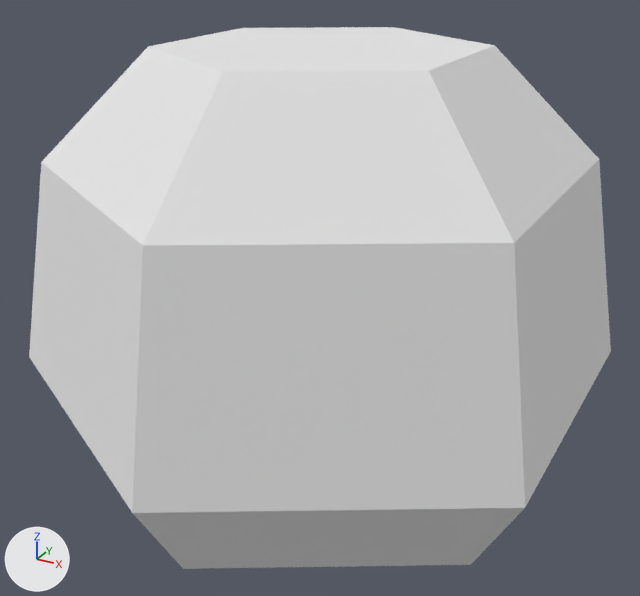
A saved change to the OBJ model DynamicLab/Assets/Nature Kit/Models/OBJ format/rock_smallI.obj.
Before and after are seen from a 50 mm camera at (0.27, -0.494, 0.355) aimed at (0.004, -0.01, 0.113). Arrows for +X, +Y and +Z are at lower left; the lights stay in place. The older version comes first. Where no turn or scale is listed for an object, it has been applied to the vertices.

Names of what the first picture shows: 'rock_smallI'.
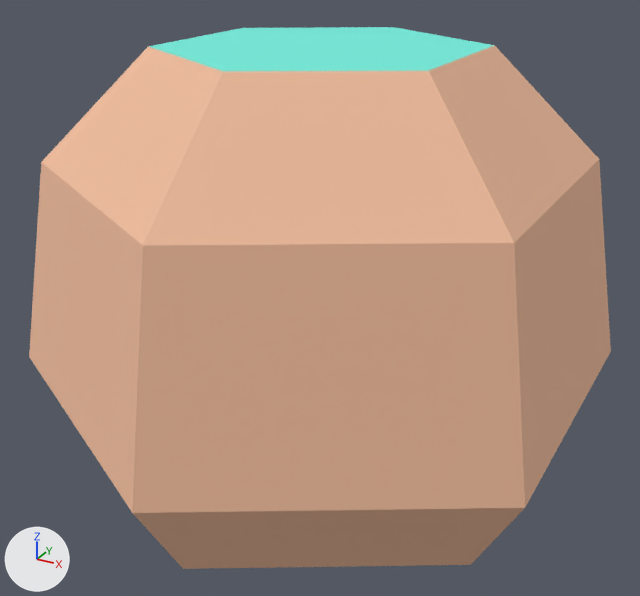
What differs and where, as boxes (x1, y1, x2, y2) in the pictures (640 x 596 px):
'rock_smallI', recoloured (white to beige): (29, 27, 611, 569) in both

Diff of the bpy script that builds the scene:
```diff
--- a/DynamicLab/Assets/Nature Kit/Models/OBJ format/rock_smallI.obj.py
+++ b/DynamicLab/Assets/Nature Kit/Models/OBJ format/rock_smallI.obj.py
@@ mat_grass @@
 mat_grass = principled_material('grass')
-mat_grass.base_color = (0.8, 0.8, 0.8)  # white #e7e7e7
+mat_grass.base_color = (0.173, 0.847, 0.722)  # cyan #73eddd
 mat_grass.roughness = 1.0
@@ mat_dirt @@
 mat_dirt = principled_material('dirt')
-mat_dirt.base_color = (0.8, 0.8, 0.8)  # white #e7e7e7
+mat_dirt.base_color = (0.886, 0.514, 0.341)  # beige #f2be9e
 mat_dirt.roughness = 1.0
```
